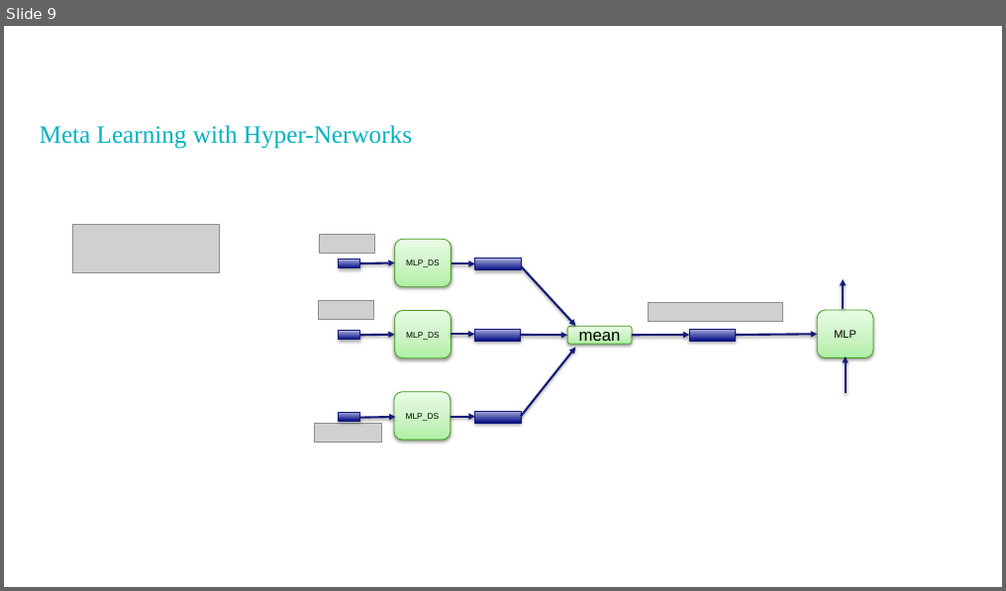
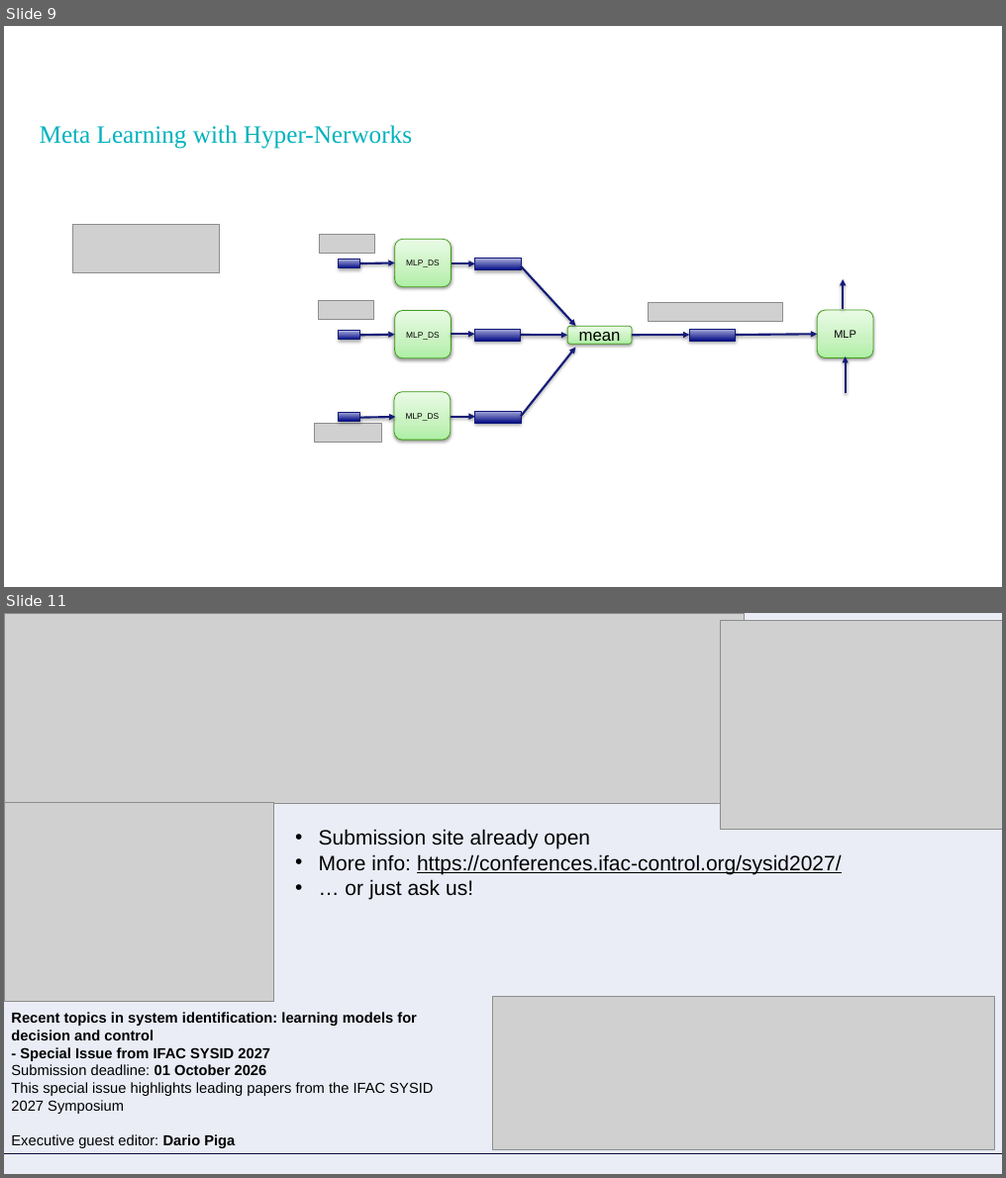
Before and after one commit to dariopi/Deep-Learning-for-System-Identification----EECI-Course----2026, a slide deck: exercises/meta_learning/meta_learning_exercise.pptx. Shown one above the other, each under a label of ours: slide 9 before the commit, slides 9 and 11 after it; the slides between them are not shown. The pictures are 1006x591 and 1006x1178 pixels, drawn with LibreOffice and Linux fonts; fonts in the diff are those of the drawing; grey boxes stand for pictures; background and template pictures are left out. Boxes give left, top, right and bottom in pixels: in the first picture for what was removed or moved away, otherwise in the second. Text is boxed around its words. In the diff, an @@ line names an element or a change of style, - is before the commit and + after.

```diff
--- a/exercises/meta_learning/meta_learning_exercise.pptx
+++ b/exercises/meta_learning/meta_learning_exercise.pptx
@@ slide 11 added at box(4, 613, 1002, 1174), background #EAEDF6 @@
@@ picture added at box(4, 613, 744, 804) @@
@@ picture added at box(720, 620, 1002, 829) @@
@@ picture added at box(4, 802, 274, 1001) @@
@@ text added at box(319, 829, 842, 899), 20 pt, text #000000 @@
+• Submission site already open
+• More info: https://conferences.ifac-control.org/sysid2027/
+• … or just ask us!
@@ picture added at box(493, 997, 995, 1150) @@
@@ text added at box(11, 1012, 433, 1149), 14 pt, text #000000, bold @@
+Recent topics in system identification: learning models for decision and control
+- Special Issue from IFAC SYSID 2027
+Submission deadline: 01 October 2026
+This special issue highlights leading papers from the IFAC SYSID 2027 Symposium
+Executive guest editor: Dario Piga
@@ line added from (4, 1155) to (1002, 1155), #0A0E3C 0.75 pt @@
```
Also in this commit, not shown: 1 slide changed, 1 other file.
